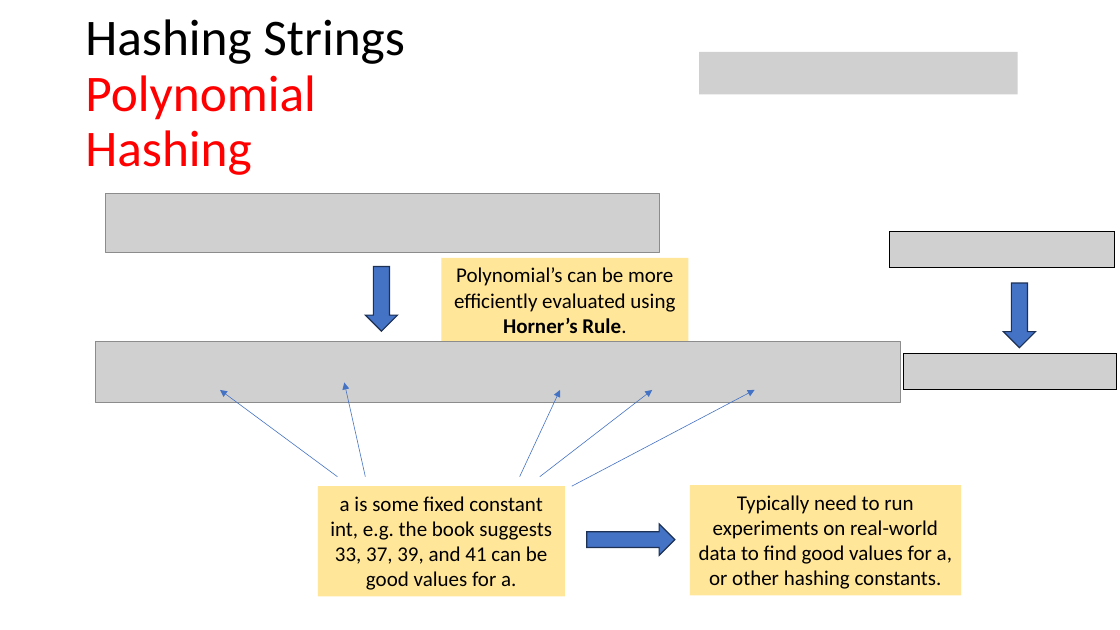
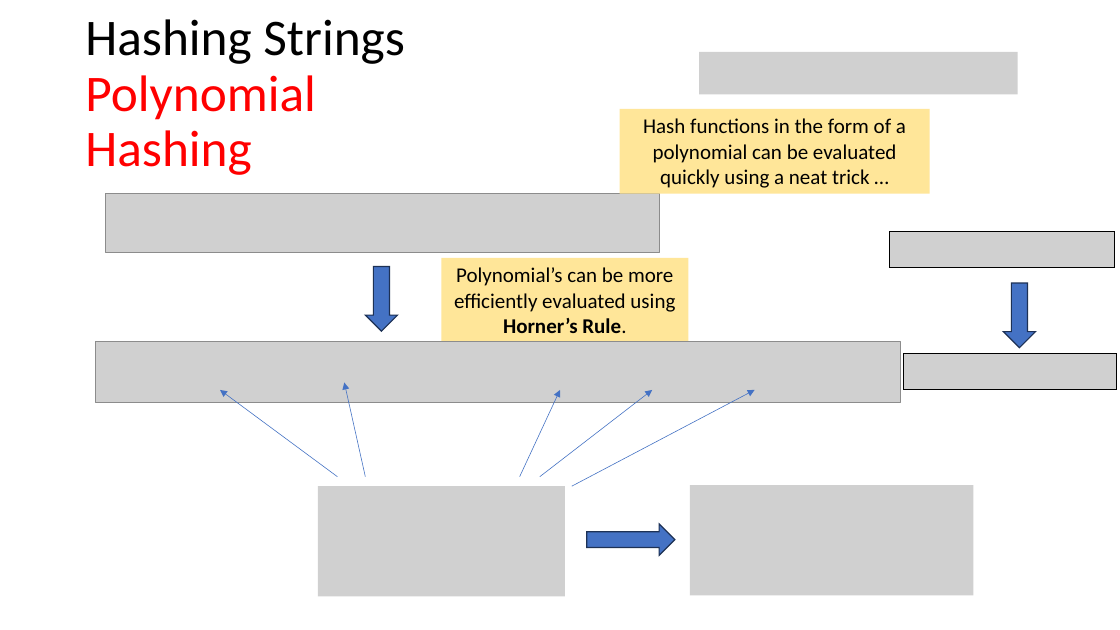
Before and after one commit to tjd1234/cmpt225fall2023, a slide deck: slide 58 of lecture_notes/week8/week8_maps_and_hashing.pptx (slide 56 before the commit). Drawn at 1120x630 pixels with LibreOffice and Linux fonts; fonts in the diff are those of the drawing; grey boxes stand for pictures. Boxes give left, top, right and bottom in pixels: in the first picture for what was removed or moved away, otherwise in the second. Text is boxed around its words. In the diff, an @@ line names an element or a change of style, - is before the commit and + after.

Commit message:
updated

```diff
--- a/lecture_notes/week8/week8_maps_and_hashing.pptx
+++ b/lecture_notes/week8/week8_maps_and_hashing.pptx
@@ rectangle added at bbox=[620, 109, 930, 194], fill #FFE699, 18 pt, text #000000 @@
+Hash functions in the form of a polynomial can be evaluated quickly using a neat trick …
@@ rectangle removed at bbox=[318, 486, 565, 597] @@
-a is some fixed constant int, e.g. the book suggests 33, 37, 39, and 41 can be good values for a.
@@ picture added at bbox=[318, 486, 565, 597] @@
@@ rectangle removed at bbox=[690, 486, 961, 596] @@
-Typically need to run experiments on real-world data to find good values for a, or other hashing constants.
@@ picture added at bbox=[690, 486, 974, 596] @@
```
Also in this commit, not shown: 10 other slides changed, 3 slides added, 1 slide removed.
